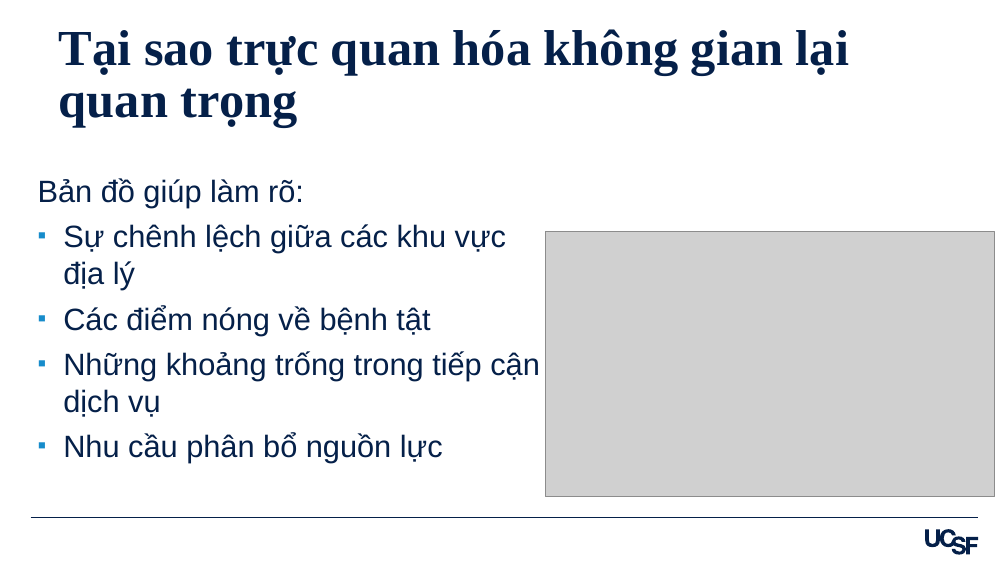
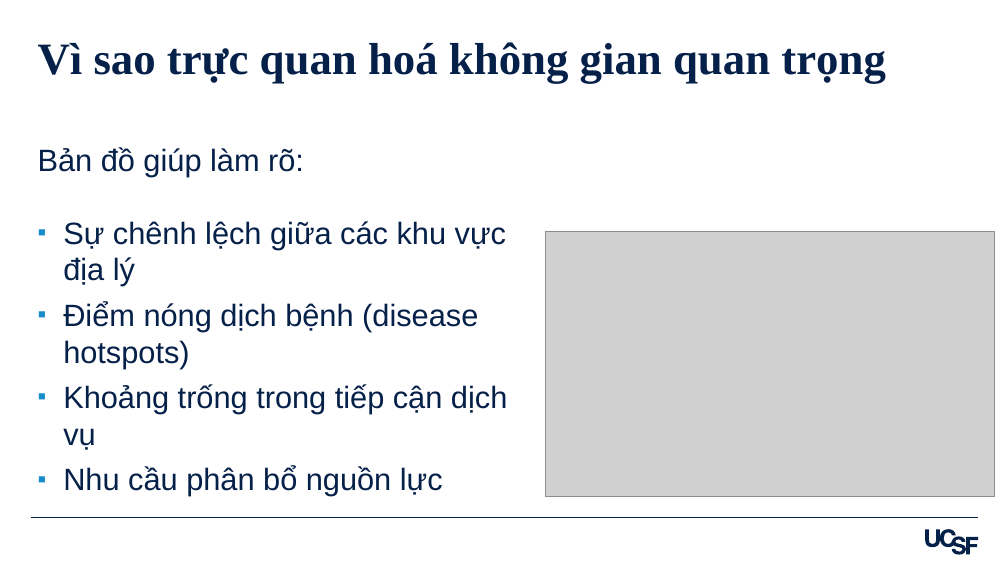
Before and after one commit to amirzazadeh/DataVisualization, a slide deck: slide 26 of Slides_Viet_Data_Visualization_in_R_Ali_Mirzazadeh.pptx. Drawn at 1008x567 pixels with LibreOffice and Linux fonts; fonts in the diff are those of the drawing; grey boxes stand for pictures. Boxes give left, top, right and bottom in pixels: in the first picture for what was removed or moved away, otherwise in the second. Text is boxed around its words. In the diff, an @@ line names an element or a change of style, - is before the commit and + after.

```diff
--- a/Slides_Viet_Data_Visualization_in_R_Ali_Mirzazadeh.pptx
+++ b/Slides_Viet_Data_Visualization_in_R_Ali_Mirzazadeh.pptx
@@ title at bbox=[38, 42, 886, 84]: text changed; size 36 to 32 pt @@
-Tại sao trực quan hóa không gian lại quan trọng
+Vì sao trực quan hoá không gian quan trọng
@@ text "Bản đồ giúp làm rõ:": place and size @@
-text "Bản đồ giúp làm rõ:" at bbox=[38, 178, 540, 463]
+text "Bản đồ giúp làm rõ:" at bbox=[38, 147, 507, 496]
@@ text at bbox=[63, 301, 507, 450]: text changed @@
-▪ Các điểm nóng về bệnh tật
-▪ Những khoảng trống trong tiếp cận dịch vụ
+▪ Điểm nóng dịch bệnh (disease hotspots)
+▪ Khoảng trống trong tiếp cận dịch vụ
```
Also in this commit, not shown: 30 other slides changed, 1 other file.
